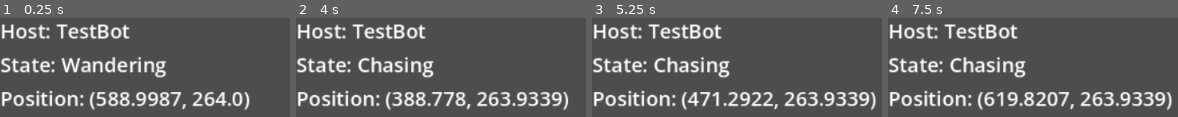
Above: before the commit, frames 1-4 (left to right).
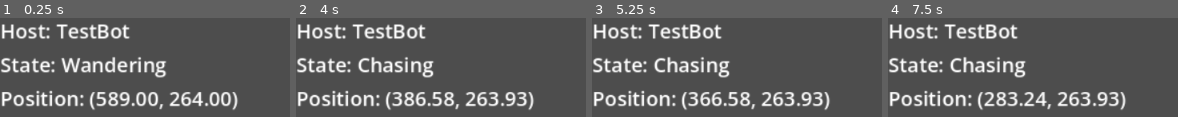
Above: after the commit, the same moments.

Repository: paruparo-dev/dreams-and-nightmares
Game: Godot game, scene res://src/core/Game.tscn
Two runs of this game, one before a commit and one after it. Both use one fixed random seed, a clock stepped at 60 frames per second and the inputs below.
Inputs:
- Up to frame 1 (0.25 s): no input
- Up to frame 2 (4 s): tap Enter at 0.5, 2, 3.5 s; hold D (MoveRight) 0.53-2.03 s; tap Space (Jump) at 0.77, 1.25, 1.52, 2.75, 3.02, 3.77 s; hold A (MoveLeft) 2.03-2.78 s; hold D (MoveRight) from 2.78 s (still down)
- Up to frame 3 (5.25 s): tap Space (Jump) at 4.25, 4.52 s; release D (MoveRight) at 4.28 s; hold A (MoveLeft) 4.28-5.03 s; hold D (MoveRight) from 5.03 s (still down)
- Up to frame 4 (7.5 s): release D (MoveRight) at 5.78 s; hold A (MoveLeft) 5.78-7.28 s; tap Space (Jump) at 6.02, 6.77 s; hold D (MoveRight) from 7.28 s (still down)

The runs differ from the first frame. In frame 1, 3.9% of the frame differs, in the area x 41-87%, y 74-93%; in frame 2, 4.5%; in frame 3, 5.6%; in frame 4, 5.8%, in the area x 33-98%, y 74-93%.
Error after the commit: Invalid access to property or key 'current_message' on a base object of type 'RefCounted (Log)'. (res://src/debug/globals/Debug.gd:8)

Commit message:
refactor: Changed print format for data display

Diff:
--- a/src/core/Game.tscn
+++ b/src/core/Game.tscn
@@ -9,7 +9,7 @@
 [ext_resource type="Script" uid="uid://1dj3wtta8o5q" path="res://src/states/characters/TestPlayer/FallingState.gd" id="6_shdmu"]
 [ext_resource type="Script" uid="uid://cotsl56wc4dj4" path="res://src/characters/TestBot.gd" id="7_xw68a"]
 [ext_resource type="Script" uid="uid://63wstxxuiem6" path="res://src/states/characters/TestBot/WanderingState.gd" id="8_coggd"]
-[ext_resource type="Script" uid="uid://segyoa1x8o2p" path="res://src/states/State.gd" id="8_jtjdo"]
+[ext_resource type="Script" uid="uid://btjxt5278jxqq" path="res://src/states/characters/TestBot/ChasingState.gd" id="9_coggd"]
 
 [sub_resource type="WorldBoundaryShape2D" id="WorldBoundaryShape2D_b5xfj"]
 normal = Vector2(1, 0)
@@ -99,7 +99,7 @@
 metadata/_custom_type_script = "uid://segyoa1x8o2p"
 
 [node name="Chasing" type="Node" parent="WorldRoot/EntityRoot/TestBot/StateMachine" unique_id=1376133766]
-script = ExtResource("8_jtjdo")
+script = ExtResource("9_coggd")
 metadata/_custom_type_script = "uid://segyoa1x8o2p"
 
 [node name="DebugLayer" type="CanvasLayer" parent="." unique_id=1726157921]
--- a/src/debug/DataDisplay.gd
+++ b/src/debug/DataDisplay.gd
@@ -15,4 +15,4 @@
 
 	host_label.text = "Host: %s" % host.name.to_pascal_case()
 	state_label.text = "State: %s" % host.state_machine.current_state.name.to_pascal_case()
-	position_label.text = "Position: %s" % str(host.global_position)
+	position_label.text = "Position: (%.2f, %.2f)" % [host.global_position.x, host.global_position.y]
